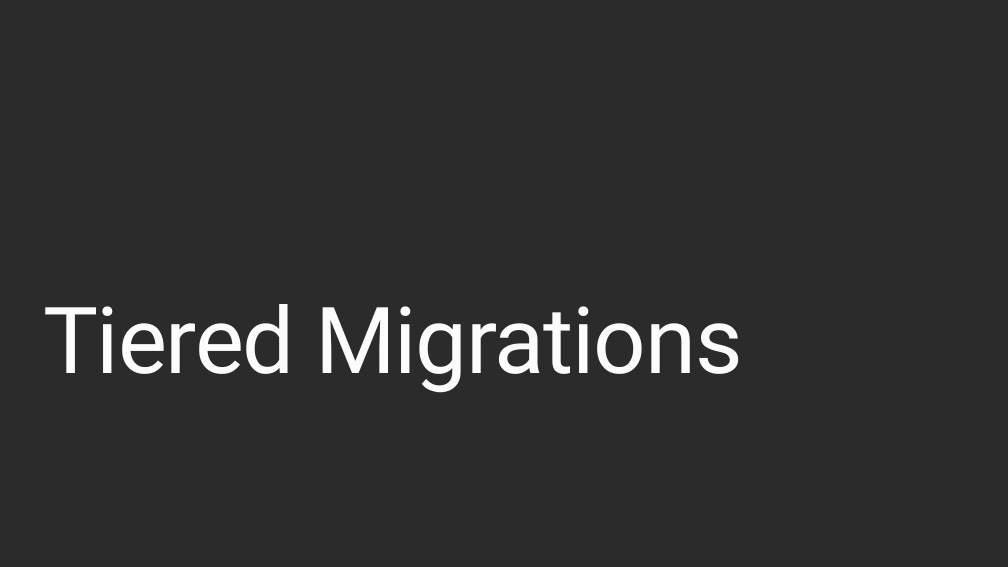
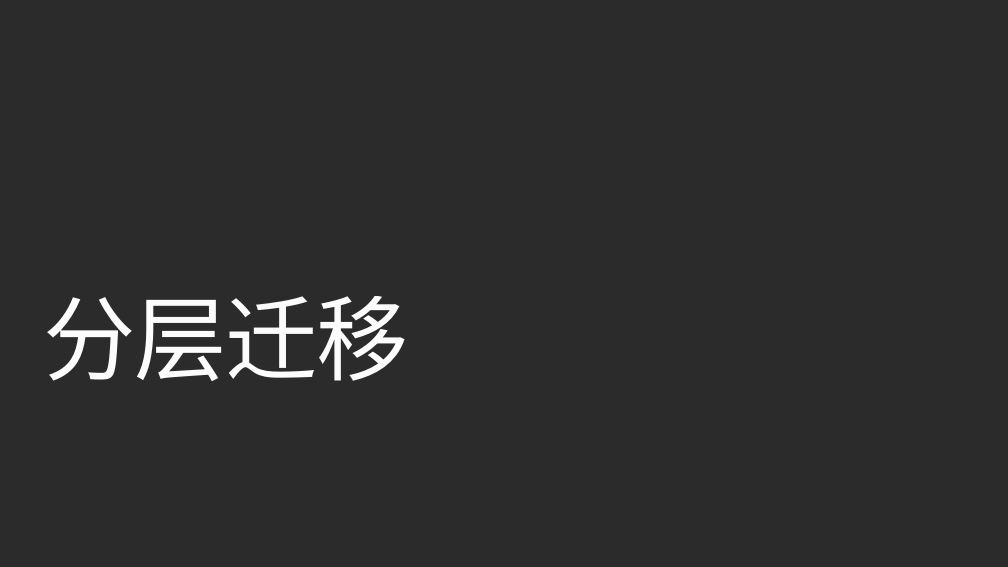
Before and after one commit to shaoshengyong/PRESENTATION-BuildingAppsWithIaaSAndPaaS, a slide deck: slide 15 of BuildingAppsWithIaaSAndPaaS.pptx. Drawn at 1008x567 pixels with LibreOffice and Linux fonts; fonts in the diff are those of the drawing; background and template pictures are left out; a plain dark background stands for a picture behind light text. Boxes give left, top, right and bottom in pixels: in the first picture for what was removed or moved away, otherwise in the second. Text is boxed around its words. In the diff, an @@ line names an element or a change of style, - is before the commit and + after.

```diff
--- a/BuildingAppsWithIaaSAndPaaS.pptx
+++ b/BuildingAppsWithIaaSAndPaaS.pptx
@@ text at (x1=43, y1=296, x2=409, y2=381): text changed @@
-Tiered Migrations
+分层迁移
```
Also in this commit, not shown: 13 other slides changed, 5 slides added, 5 slides removed, 1 other file.
